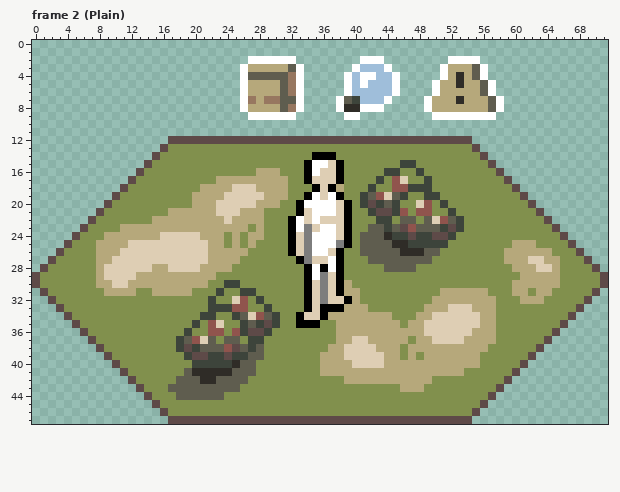
Pixel-art file, stored at Resources/Aseprite/tiles.aseprite. The picture above was drawn from the file before the commit.
72x48 pixels, 5 frames. Shown: frame 2 (Plain). The commit also changed other frames, which this record leaves out.
The result:
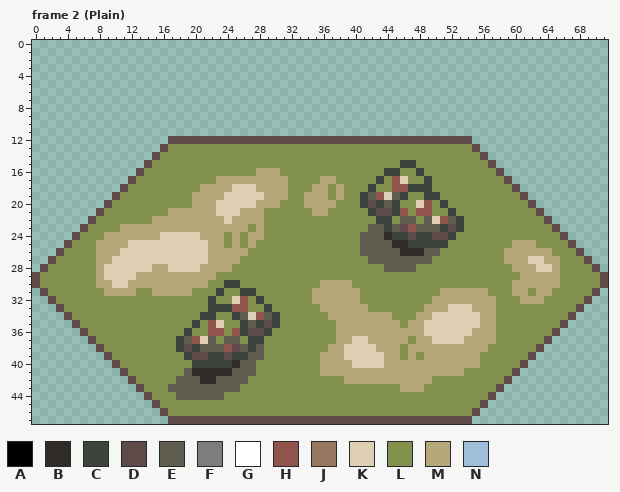
Palette (. is transparent): A #000000  B #2f2c27  C #3d443b  D #5e4a48  E #5f5d4f  F #7d7d7d  G #ffffff  H #90544d  J #977760  K #deceb4  L #81904d  M #b6a87b  N #9fbeda
Changes in this commit:
layer "char_ref" now hidden
layer "ui" now hidden
--- frame 2 (Plain)
@@ x 24..60 @@
  1 .....................................
- 2 ...GGGGGG........GGG........GGGG.....
- 3 ..GMMMMMEG......GNNNG......GMMMEG....
- 4 ..GEEEEEJG.....GNGGNNG.....GMBMEG....
- 5 ..GMMMMEJG.....GNGNNNG....GMMBMMEG...
- 6 ..GMMMMEJG.....GNNNNNG....GMMMMMEG...
- 7 ..GJMJJEEG....GECNNNG....GMMMBMMMEG..
- 8 ..GMMMMEJG....GBBGGG.....GMMMMMMMEG..
- 9 ...GGGGGG......GG.........GGGGGGGG...
+ 2 .....................................
+ 3 .....................................
+ 4 .....................................
+ 5 .....................................
+ 6 .....................................
+ 7 .....................................
+ 8 .....................................
+ 9 .....................................
 10 .....................................
@@ x 30..41 @@
 13 LLLLLLLLLLLL
-14 LLLLLAAALLLL
-15 LLLLAGGKALLL
-16 MLLLAGKKALLL
-17 MMLLAKKKALLL
-18 MMLLLAKAMLLL
-19 MMLLAGKGALLC
-20 MLLAGGGGKALC
-21 LLLAKGGGKALL
-22 LLAGKGKKKALL
-23 LLAGFKGGKALL
-24 LLAKFGGGKALE
-25 LLAKFGGGFALE
-26 LLAKFGGKALLE
-27 LLLAFKKGALLL
-28 LLLLAGAGALLL
-29 LLLLAGFKALLL
-30 LLLLAKFKAMLL
-31 LLLLAKFKAMML
-32 LLLLAKFKKAML
-33 LLLLAKAAAMMM
-34 CLLAKKAMMMMM
-35 CLLAAALLMMMM
+14 LLLLLLLLLLLL
+15 LLLLLLLLLLLL
+16 MLLLLLLLLLLL
+17 MMLLLLMMLLLL
+18 MMLLLMMLMLLL
+19 MMLLMMMLMLLC
+20 MLLLMMMMLLLC
+21 LLLLLMMLLLLL
+22 LLLLLLLLLLLL
+23 LLLLLLLLLLLL
+24 LLLLLLLLLLLE
+25 LLLLLLLLLLLE
+26 LLLLLLLLLLLE
+27 LLLLLLLLLLLL
+28 LLLLLLLLLLLL
+29 LLLLLLLLLLLL
+30 LLLLLLMMMMLL
+31 LLLLLMMMMMML
+32 LLLLLMMMMMML
+33 LLLLLLMMMMMM
+34 CLLLLLLMMMMM
+35 CLLLLLLLMMMM
 36 LLLLLLLLMMMM
